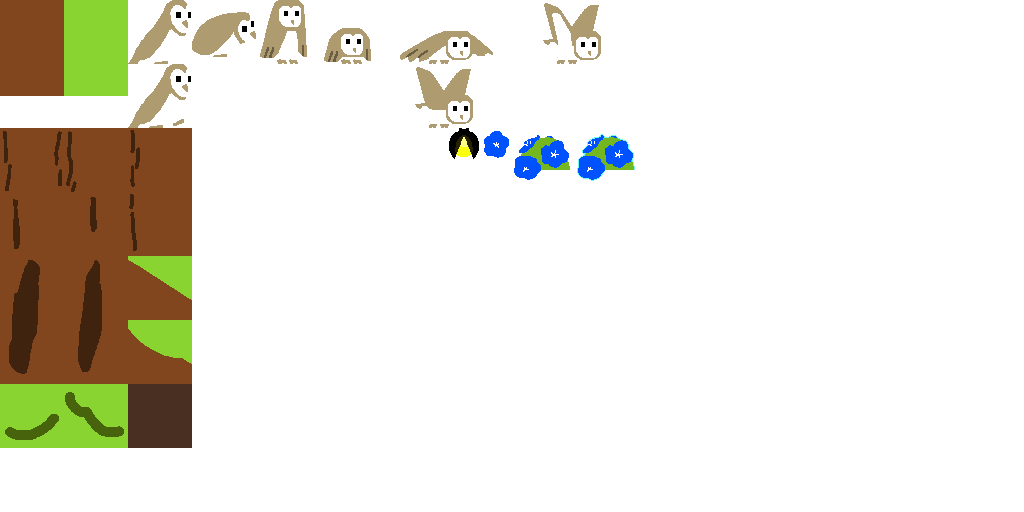
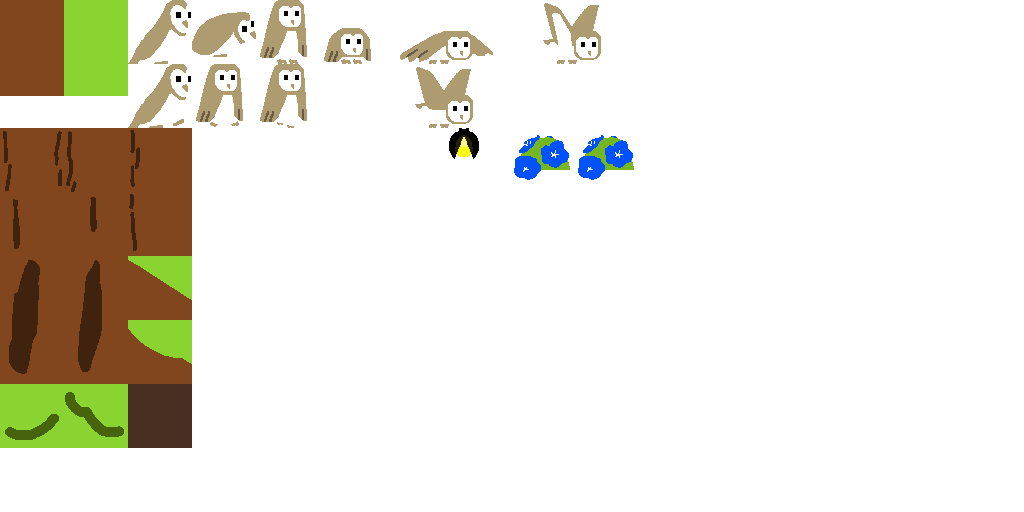
Before/after of a (1024, 512) layered artwork. What changed in the layer stack:
painted on "Background" over [196, 64, 635, 181]
removed layer "Background" (2nd of 2) over [196, 64, 635, 181]
hid "Paint Layer 1" over [484, 131, 635, 181]
